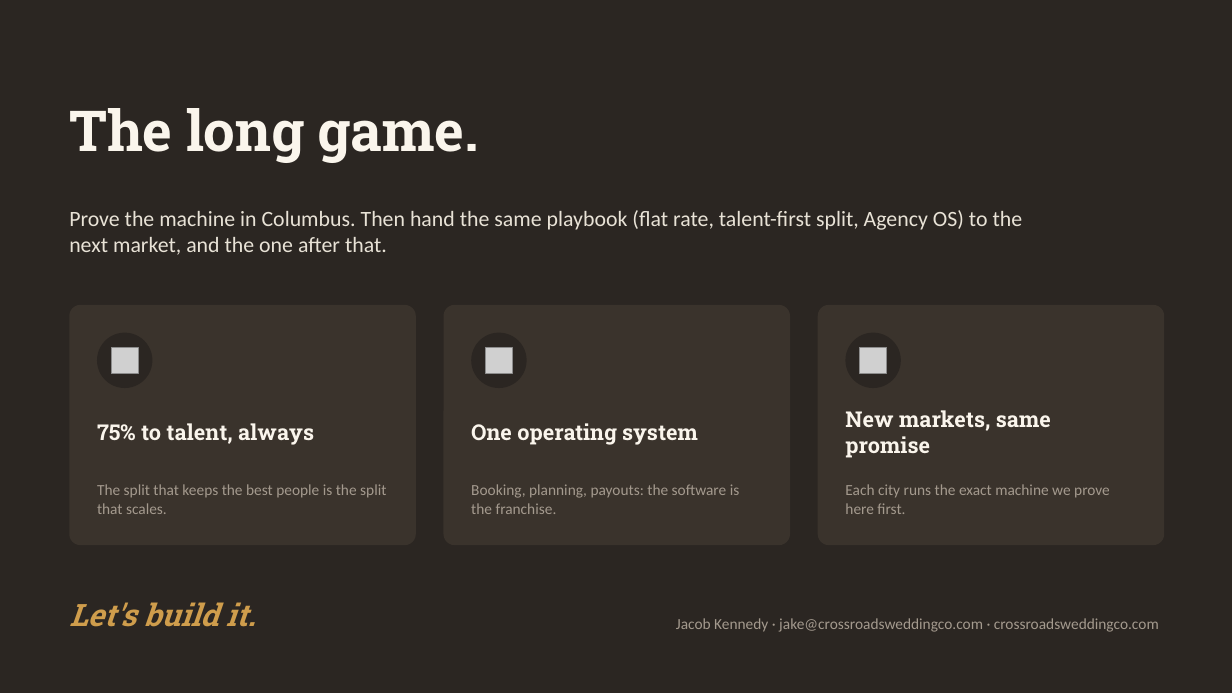
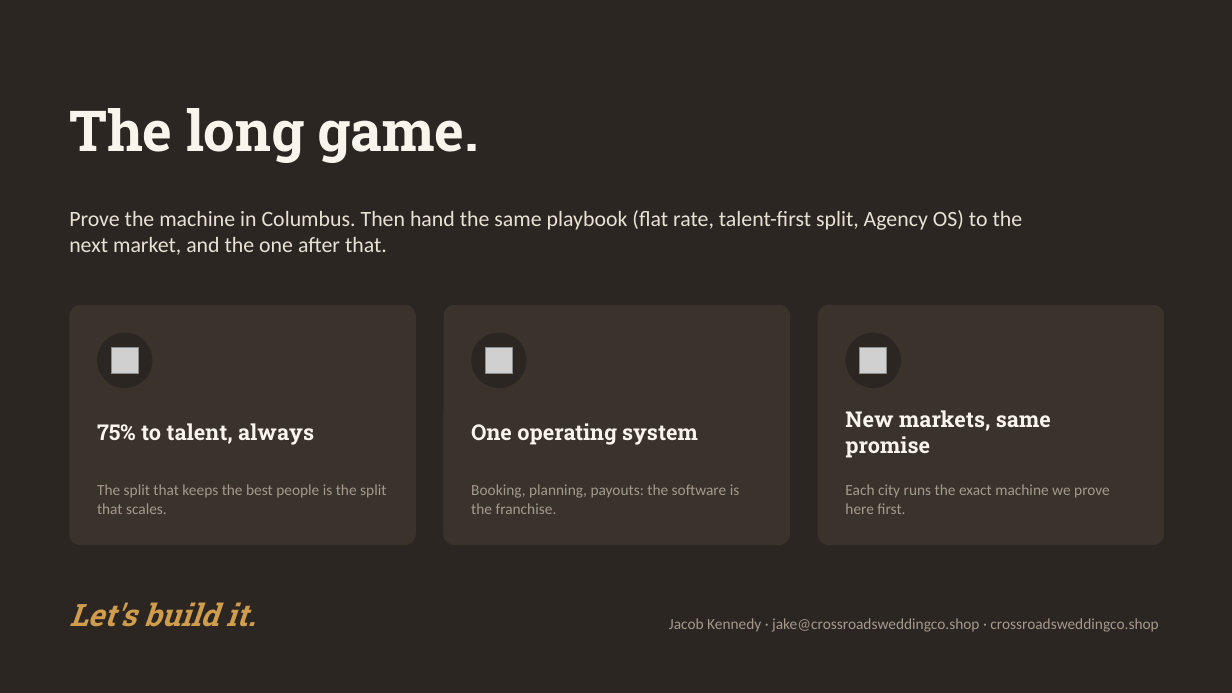
Before and after one commit to Legal-Leaf-Market/CrossroadsWeddingCo, a slide deck: slide 8 of content/partner/crossroads-partner-brief-nic.pptx. Drawn at 1232x693 pixels with LibreOffice and Linux fonts; fonts in the diff are those of the drawing; grey boxes stand for pictures. Boxes give left, top, right and bottom in pixels: in the first picture for what was removed or moved away, otherwise in the second. Text is boxed around its words. In the diff, an @@ line names an element or a change of style, - is before the commit and + after.

```diff
--- a/content/partner/crossroads-partner-brief-nic.pptx
+++ b/content/partner/crossroads-partner-brief-nic.pptx
@@ text at [669, 618, 1158, 632]: text changed @@
-Jacob Kennedy · jake@crossroadsweddingco.com · crossroadsweddingco.com
+Jacob Kennedy · jake@crossroadsweddingco.shop · crossroadsweddingco.shop
```
Also in this commit, not shown: 1 other slide changed, 19 other files.
